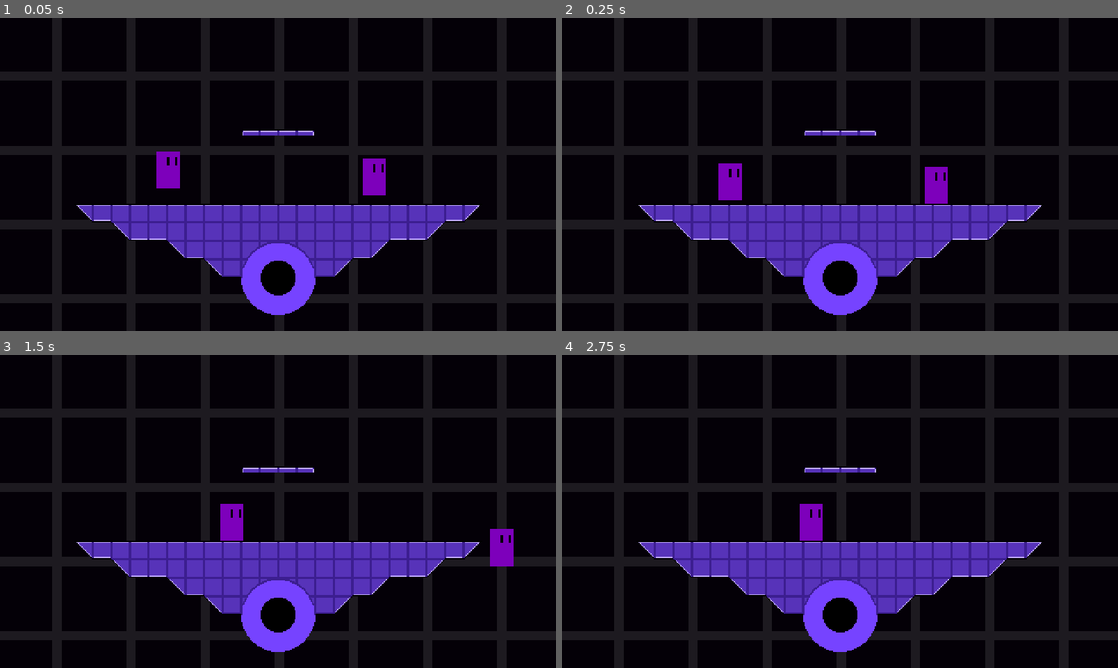
Above: before the commit, frames 1-4 (two rows, left to right).
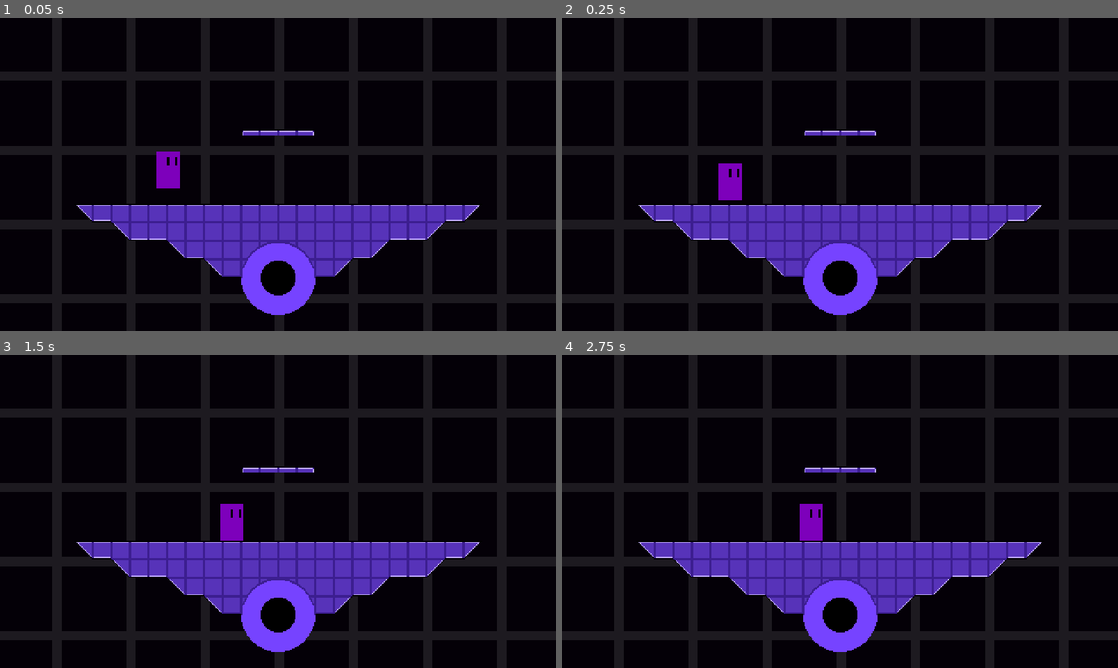
Above: after the commit, the same moments.

Repository: Logn35/SmashBox
Game: Godot game, scene res://Stages/Test Stage.tscn
Same seed, same stepped clock (60 frames per second), same inputs: the game is played once before the commit and once after it.
Inputs:
- Up to frame 1 (0.05 s): no input
- Up to frame 2 (0.25 s): no input
- Up to frame 3 (1.5 s): tap Enter at 0.5 s; hold D (moveRight) 0.53-1.28 s; hold A (moveLeft) from 1.28 s (still down)
- Up to frame 4 (2.75 s): release A (moveLeft) at 2.03 s; hold D (moveRight) from 2.03 s (still down)

The runs differ from the first frame. In frame 1, 0.5% of the frame differs, in the area x 65-70%, y 44-57%; in frame 2, 0.5%; in frame 3, 0.5%, in the area x 88-93%, y 55-68%; in frame 4, nothing differs.

Commit message:
Added "Player" Object

Diff:
--- /dev/null
+++ b/Actors/Player.tscn
@@ -0,0 +1,14 @@
+[gd_scene load_steps=3 format=2]
+
+[ext_resource path="res://Assets/Sprites/Masking/hurtbox_average.png" type="Texture" id=1]
+
+[sub_resource type="RectangleShape2D" id=1]
+extents = Vector2( 16, 24 )
+
+[node name="Player" type="Area2D"]
+
+[node name="CollisionShape2D" type="CollisionShape2D" parent="."]
+shape = SubResource( 1 )
+
+[node name="Sprite" type="Sprite" parent="."]
+texture = ExtResource( 1 )
--- a/Stages/Test Stage.tscn
+++ b/Stages/Test Stage.tscn
@@ -60,9 +60,6 @@
 [node name="TestCharacter" parent="." instance=ExtResource( 5 )]
 position = Vector2( 145, 129 )
 
-[node name="TestCharacter" parent="TestCharacter" instance=ExtResource( 5 )]
-position = Vector2( 178, 3 )
-
 [node name="Game Engine" parent="." instance=ExtResource( 6 )]
 position = Vector2( 8, 8 )
 
--- a/scripts/Game Engine Scripts/Special_Engine_Scripts/Camera_Average.gd
+++ b/scripts/Game Engine Scripts/Special_Engine_Scripts/Camera_Average.gd
@@ -1,16 +1,14 @@
 extends Node
+#Average of Player positions
+#Reset the goal position
+func Camera_Average():
+	cam_x_goal = 0
+	cam_y_goal = 0
+	var _num_of_active_players = 0
+	var _set = true
+	var _player_max_x = 0
+	var _player_min_x = 0
+	var _player_max_y = 0
+	var _player_min_y = 0
 
-
-# Declare member variables here. Examples:
-# var a = 2
-# var b = "text"
-
-
-# Called when the node enters the scene tree for the first time.
-func _ready():
-	pass # Replace with function body.
-
-
-# Called every frame. 'delta' is the elapsed time since the previous frame.
-#func _process(delta):
-#	pass
+	#Get player positions
